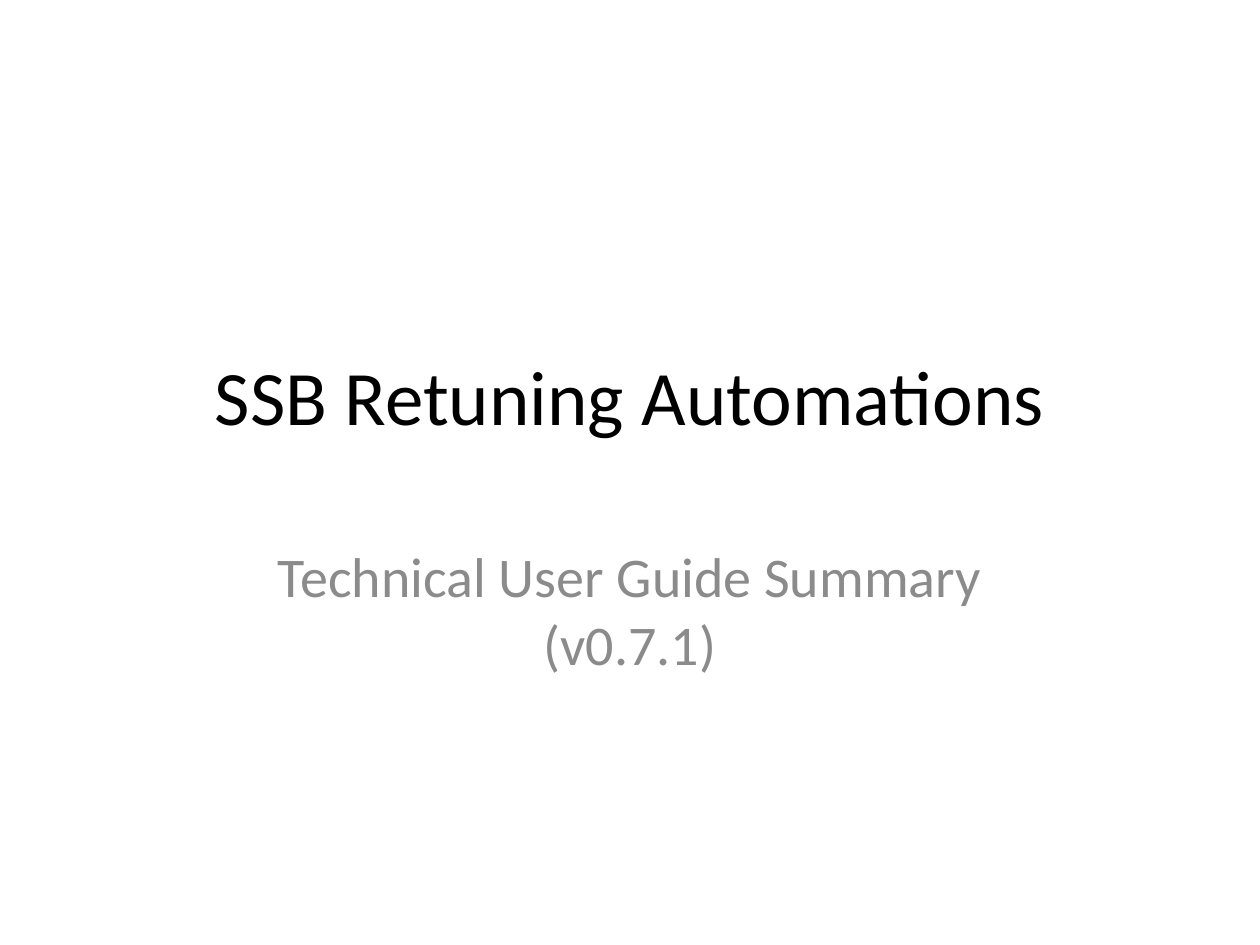
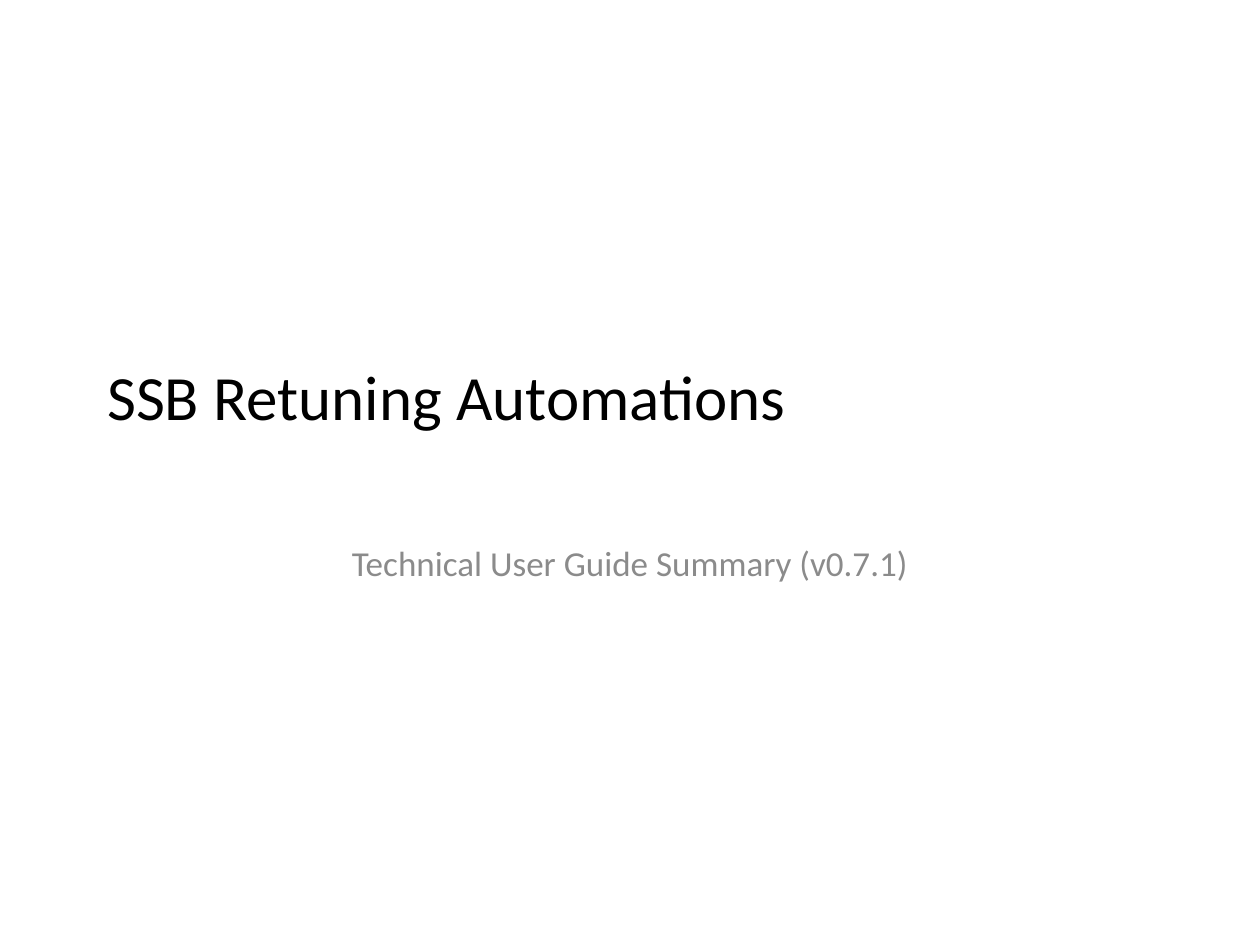
Before and after one commit to jaimetur/SSB_RetuningAutomations, a slide deck: slide 1 of help/SSB-Retuning-Automations-User-Guide-v0.7.1.pptx. Drawn at 1260x945 pixels with LibreOffice and Linux fonts; fonts in the diff are those of the drawing. Boxes give left, top, right and bottom in pixels: in the first picture for what was removed or moved away, otherwise in the second. Text is boxed around its words. In the diff, an @@ line names an element or a change of style, - is before the commit and + after.

Commit message:
Chenged User Guide Templates and Markdown

```diff
--- a/help/SSB-Retuning-Automations-User-Guide-v0.7.1.pptx
+++ b/help/SSB-Retuning-Automations-User-Guide-v0.7.1.pptx
@@ title "SSB Retuning Automations" at (107,376,785,431): size 44 to 36 pt; alignment centre to left @@
@@ subtitle "Technical User Guide Summary (v0.7.1)" at (352,550,907,582): size 32 to 20 pt; less space between paragraphs @@
```
Also in this commit, not shown: 6 other slides changed, 34 slides added, 1 slide removed, 5 other files.
